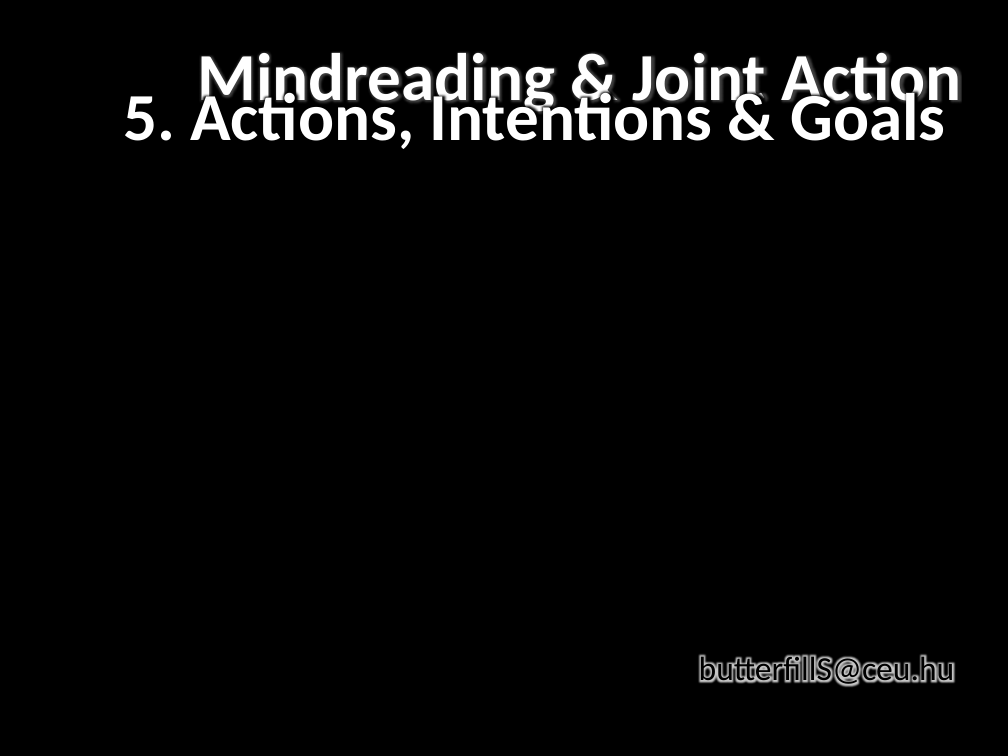
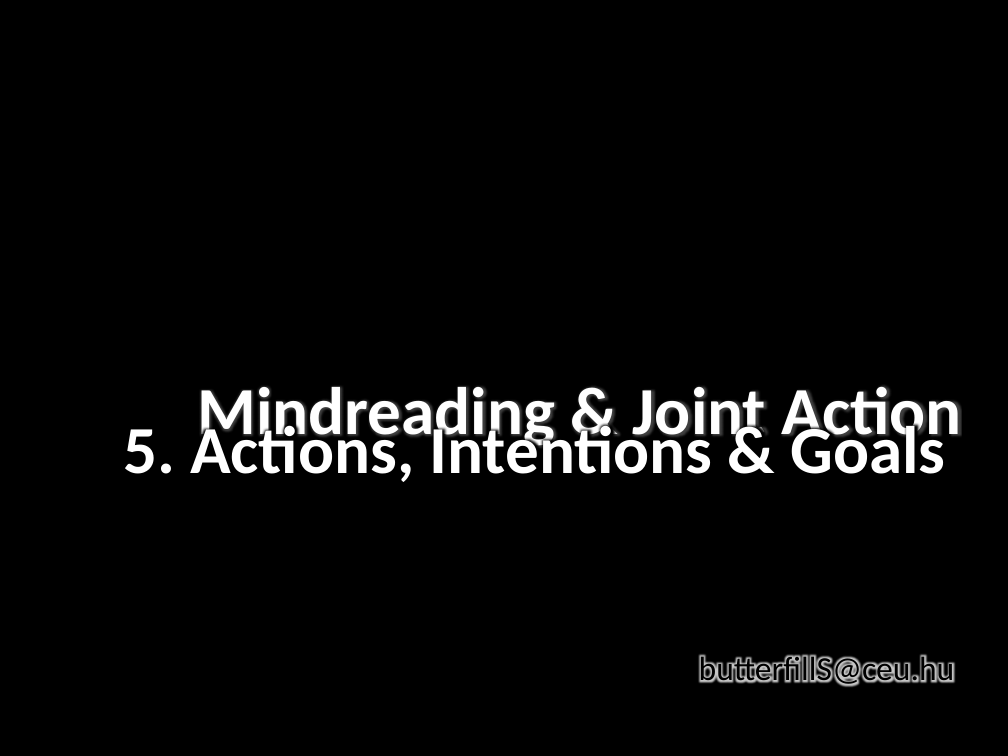
Before and after one commit to butterfill/lecture_mindreading_joint_action_philosophical_tools, a slide deck: slide 1 of lecture05 actions intentions goals/lecture05.ppt.pptx. Drawn at 1008x756 pixels with LibreOffice and Linux fonts; fonts in the diff are those of the drawing; background and template pictures are left out. Boxes give left, top, right and bottom in pixels: in the first picture for what was removed or moved away, otherwise in the second. Text is boxed around its words. In the diff, an @@ line names an element or a change of style, - is before the commit and + after.

```diff
--- a/lecture05 actions intentions goals/lecture05.ppt.pptx
+++ b/lecture05 actions intentions goals/lecture05.ppt.pptx
@@ rectangle added at (0, 354, 1008, 505), fill gradient #000000 @@
@@ text "Mindreading & Joint Action": place and size @@
-text "Mindreading & Joint Action" at (198, 52, 961, 117)
+text "Mindreading & Joint Action" at (198, 386, 961, 450)
@@ text "5. Actions, Intentions & Goals": place and size @@
-text "5. Actions, Intentions & Goals" at (123, 85, 945, 149)
+text "5. Actions, Intentions & Goals" at (123, 418, 945, 482)
```
Also in this commit, not shown: 1 other slide changed, 18 slides added, 2 other files.
